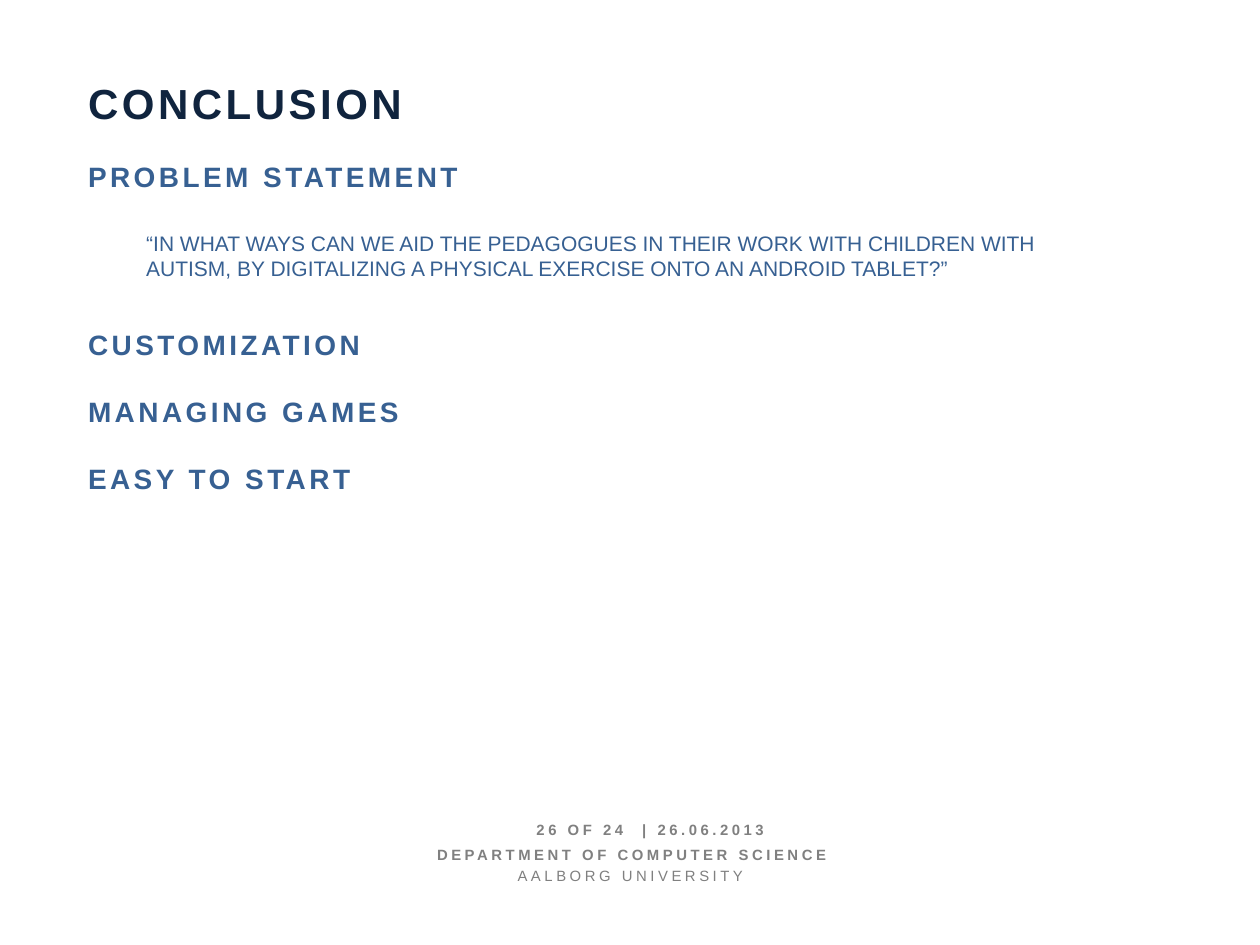
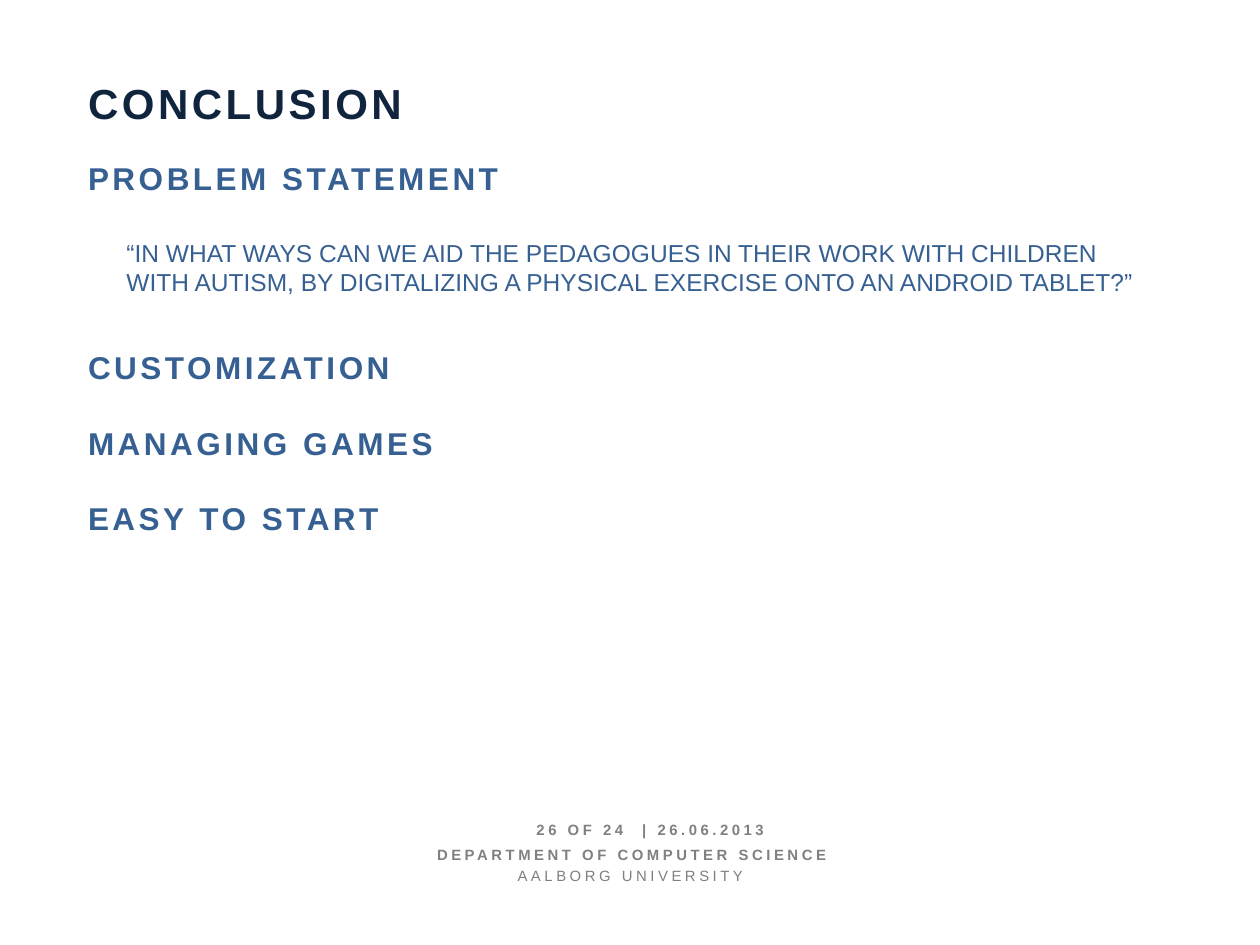
Before and after one commit to figa12/sw606f13, a slide deck: slide 26 of slides/main.pptx. Drawn at 1260x945 pixels with LibreOffice and Linux fonts; fonts in the diff are those of the drawing. Boxes give left, top, right and bottom in pixels: in the first picture for what was removed or moved away, otherwise in the second. Text is boxed around its words. In the diff, an @@ line names an element or a change of style, - is before the commit and + after.

Commit message:
større font

```diff
--- a/slides/main.pptx
+++ b/slides/main.pptx
@@ text "PROBLEM STATEMENT" at [88,433,432,531]: size 16 to 18 pt @@
@@ text "“IN WHAT WAYS CAN WE ...": place and size @@
-text "“IN WHAT WAYS CAN WE ..." at [146,236,1035,279]
+text "“IN WHAT WAYS CAN WE ..." at [126,245,1133,294]
@@ text "“IN WHAT WAYS CAN WE ..." at [126,245,1133,294]: size 12 to 14 pt @@
```
Also in this commit, not shown: 14 other slides changed.
